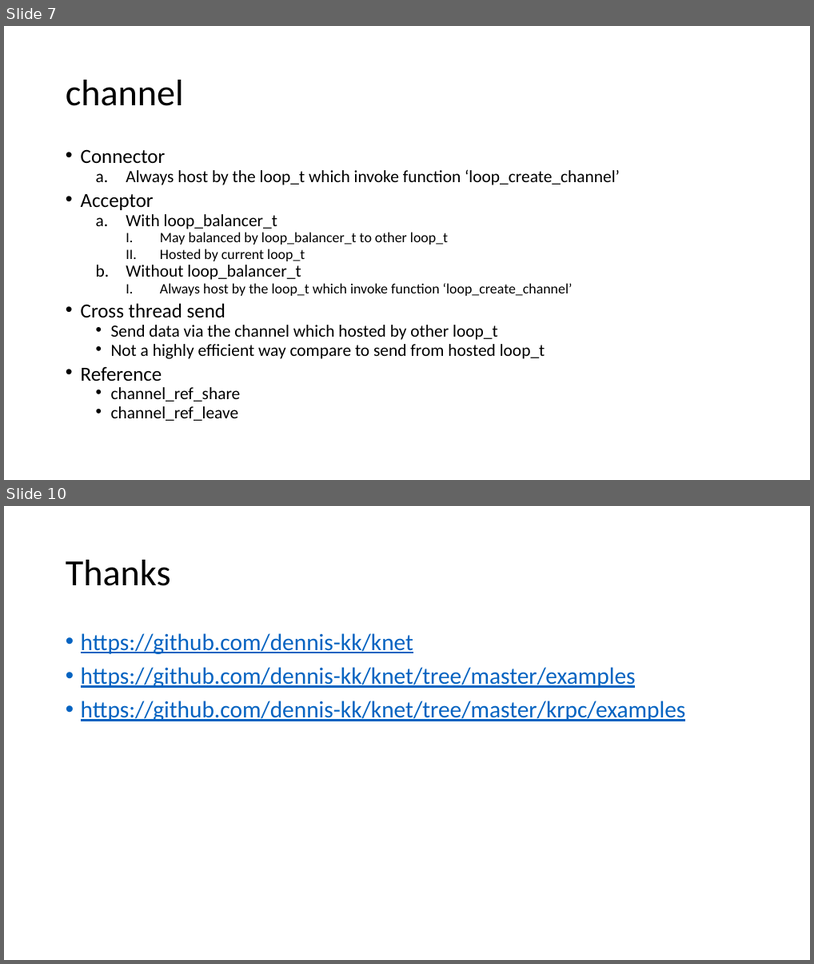
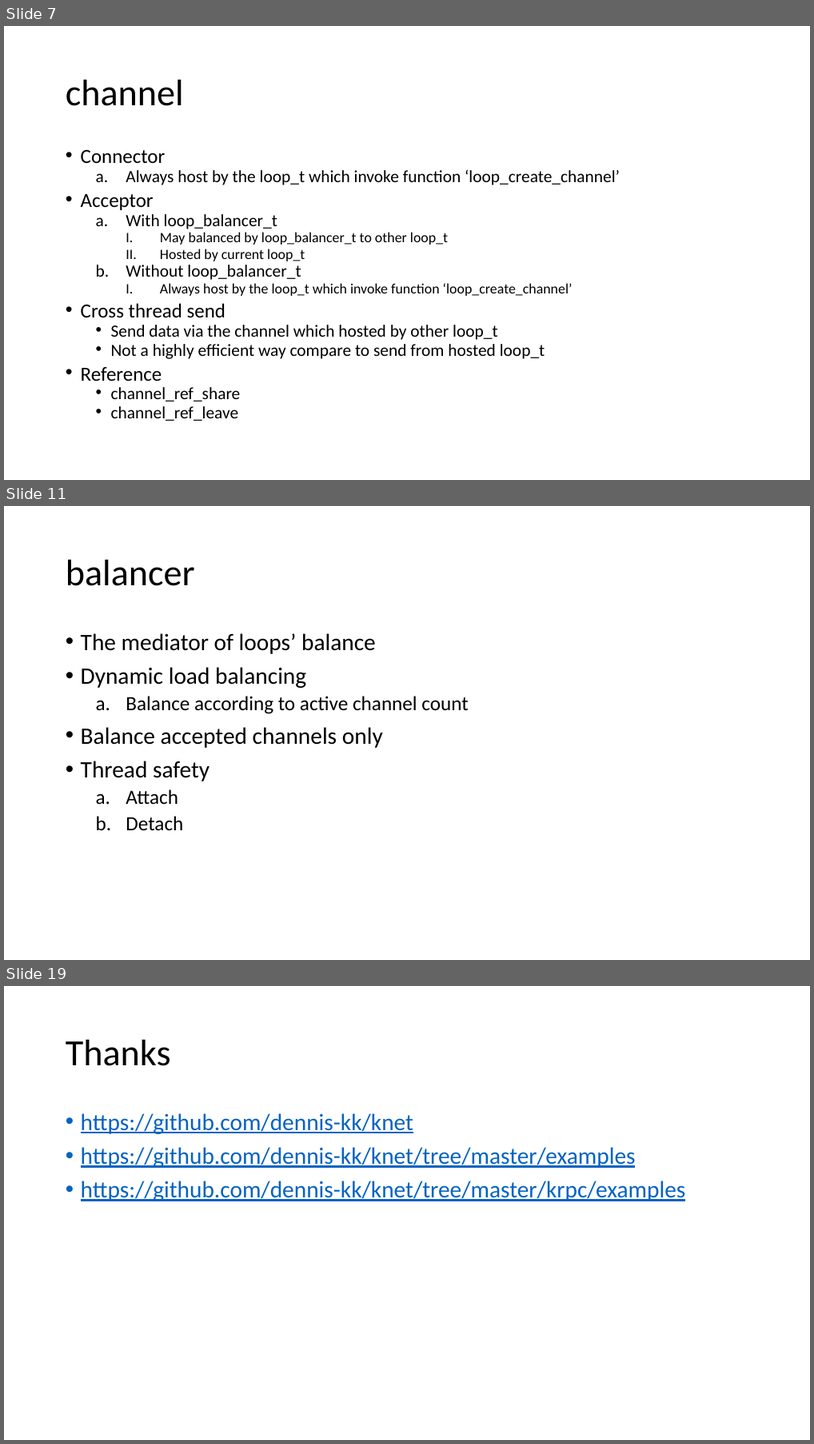
Before and after one commit to dennis-kk/knet, a slide deck: doc/knet.pptx. Shown one above the other, each under a label of ours: slides 7 and 10 before the commit, slides 7, 11 and 19 after it; the slides between them are not shown. The pictures are 814x964 and 814x1444 pixels, drawn with LibreOffice and Linux fonts; fonts in the diff are those of the drawing. Boxes give left, top, right and bottom in pixels: in the first picture for what was removed or moved away, otherwise in the second. Text is boxed around its words. In the diff, an @@ line names an element or a change of style, - is before the commit and + after.

```diff
--- a/doc/knet.pptx
+++ b/doc/knet.pptx
@@ slide 11 added at (4, 506, 810, 960), background #FFFFFF @@
@@ title added at (66, 560, 195, 586), 44 pt, text #000000 @@
+balancer
@@ text added at (81, 633, 468, 830), 28 pt, text #000000 @@
+• The mediator of loops’ balance
+• Dynamic load balancing
+  a. Balance according to active channel count
+• Balance accepted channels only
+• Thread safety
+  a. Attach
+  b. Detach
@@ what was slide 10 is now slide 19 @@
```
Also in this commit, not shown: 2 slides changed, 8 other slides added, 2 other files.
